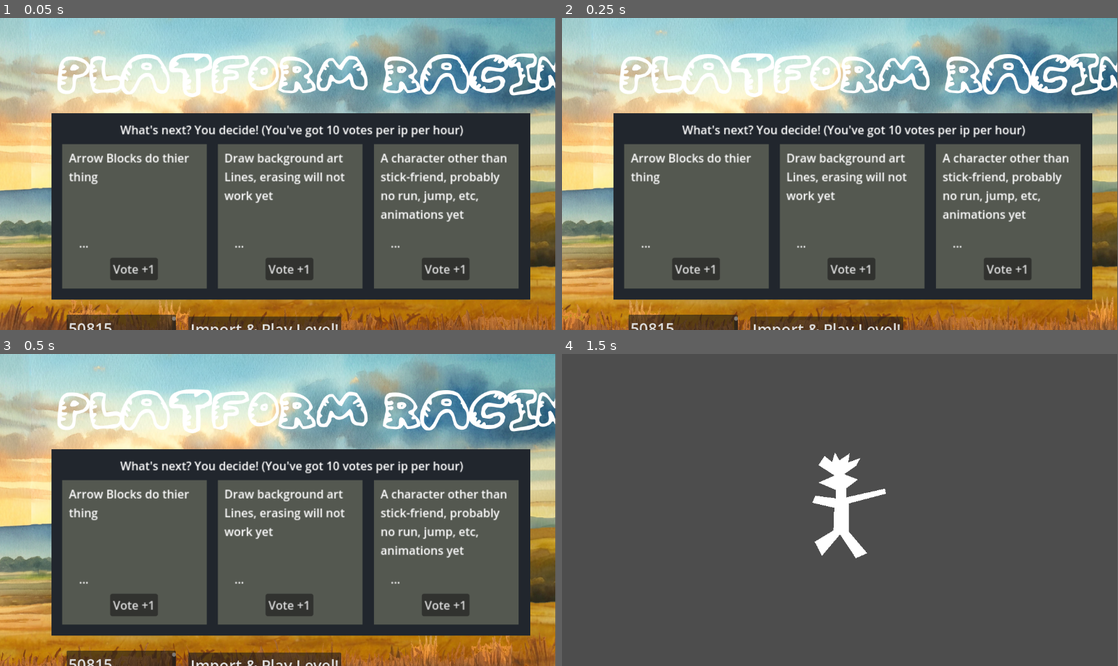
Above: before the commit, frames 1-4 (two rows, left to right).
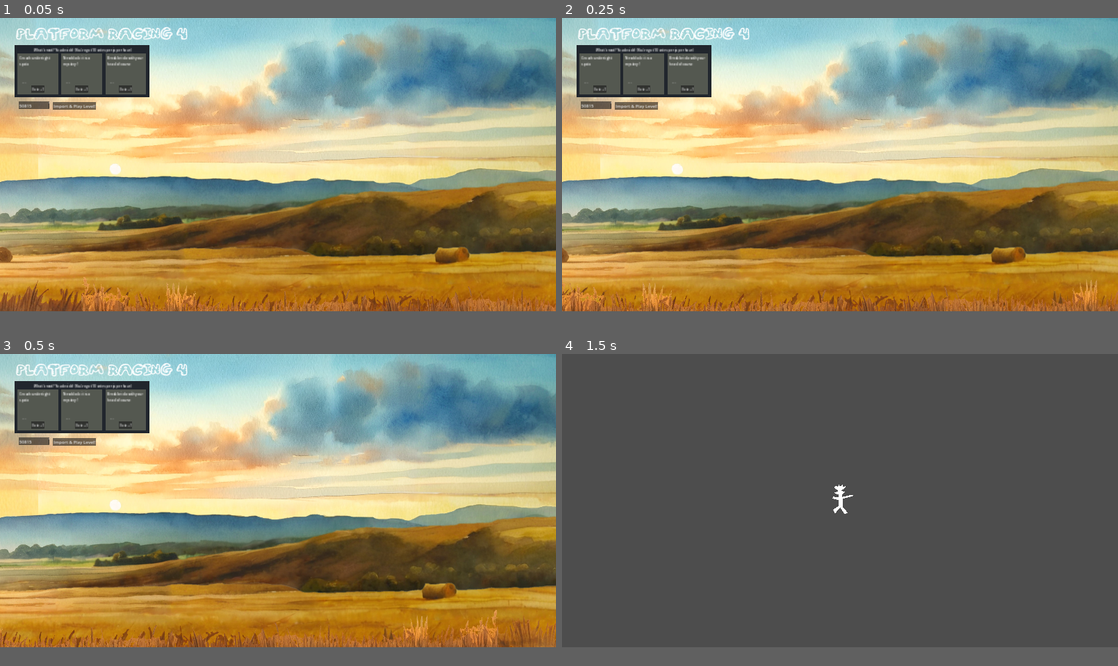
Above: after the commit, the same moments.

Repository: jacob-grahn/platform-racing-4
Game: Godot game, scene res://main/Main.tscn
Same seed, same stepped clock (60 frames per second), same inputs: the game is played once before the commit and once after it.
Inputs:
- Up to frame 1 (0.05 s): no input
- Up to frame 2 (0.25 s): no input
- Up to frame 3 (0.5 s): no input
- Up to frame 4 (1.5 s): click "Import & Play Level!" at 0.5 s; tap Enter at 1.25 s; hold Right (ui_right) from 1.28 s (still down); hold Up (ui_up) from 1.28 s (still down)
In our replay, the window is 799x449 before the commit and 800x422 after it. These sizes can differ from the game's own. Grey fills any space a smaller window leaves; there, only what the larger window draws over its background counts as a difference.

The runs differ from the first frame. In frame 1, 78% of the frame differs, in the area x 0-100%, y 0-100%; in frame 2, 78%; in frame 3, 78%; in frame 4, 1.4%.

Commit message:
arrow blocks

Diff:
--- /dev/null
+++ b/client/character/Character.gd
@@ -0,0 +1,69 @@
+extends CharacterBody2D
+
+
+const SPEED = 900.0
+const JUMP_VELOCITY = -1500.0
+const TRACTION = 2500
+
+# Get the gravity from the project settings to be synced with RigidBody nodes.
+var gravity = ProjectSettings.get_setting("physics/2d/default_gravity")
+var active = false
+var game: Game
+var tile_map: TileMap
+
+
+func _ready():
+	game = get_parent() # todo, messy
+	tile_map = game.get_node("TileMap")
+
+
+func _physics_process(delta):
+	if !active:
+		return
+
+	# Add the gravity.
+	if not is_on_floor():
+		velocity.y += gravity * delta
+
+	# Handle jump.
+	if Input.is_action_pressed("ui_up") and is_on_floor():
+		velocity.y = JUMP_VELOCITY
+
+	# Lame super jump
+	if Input.is_action_pressed("ui_down") and is_on_floor():
+		velocity.y = JUMP_VELOCITY * 1.5
+
+	var direction = Input.get_axis("ui_left", "ui_right")
+	if direction:
+		velocity.x = move_toward(velocity.x, direction * SPEED, delta * TRACTION)
+	else:
+		velocity.x = move_toward(velocity.x, 0, delta * TRACTION * 0.8)
+
+	# Interact with tiles
+	for i in get_slide_collision_count():
+		var collision = get_slide_collision(i)
+		var normal = collision.get_normal()
+		var rid = collision.get_collider_rid()
+		var coords = tile_map.get_coords_for_body_rid(rid)
+		var atlas_coords = tile_map.get_cell_atlas_coords(0, coords)
+		var tile_type = atlas_coords.x + (atlas_coords.y * 10)
+
+		if abs(normal.x) > abs(normal.y):
+			if normal.x > 0:
+				game.tile_behaviors.on("left", tile_type, self, coords)
+				game.tile_behaviors.on("any_side", tile_type, self, coords)
+			else:
+				game.tile_behaviors.on("right", tile_type, self, coords)
+				game.tile_behaviors.on("any_side", tile_type, self, coords)
+		else:
+			if normal.y > 0:
+				game.tile_behaviors.on("bottom", tile_type, self, coords)
+				game.tile_behaviors.on("any_side", tile_type, self, coords)
+				game.tile_behaviors.on("bump", tile_type, self, coords)
+			else:
+				game.tile_behaviors.on("top", tile_type, self, coords)
+				game.tile_behaviors.on("any_side", tile_type, self, coords)
+				game.tile_behaviors.on("stand", tile_type, self, coords)
+
+
+	move_and_slide()
--- /dev/null
+++ b/client/character/Character.tscn
@@ -0,0 +1,23 @@
+[gd_scene load_steps=3 format=3 uid="uid://c4b6khd33tysp"]
+
+[ext_resource type="Script" path="res://character/Character.gd" id="1_phdif"]
+
+[sub_resource type="CapsuleShape2D" id="CapsuleShape2D_3x50x"]
+radius = 6.125
+height = 24.75
+
+[node name="Character" type="CharacterBody2D"]
+script = ExtResource("1_phdif")
+
+[node name="CollisionShape2D" type="CollisionShape2D" parent="."]
+position = Vector2(500, -200)
+scale = Vector2(8, 8)
+shape = SubResource("CapsuleShape2D_3x50x")
+
+[node name="Polygon2D" type="Polygon2D" parent="."]
+position = Vector2(503, -185)
+scale = Vector2(0.711628, 0.698413)
+polygon = PackedVector2Array(9, -128, 49, -112, 15, -86, 15, -59, 128, -85, 131, -70, 23, -41, 22, 42, 76, 107, 43, 122, -3, 51, -56, 115, -77, 73, -22, 39, -20, -28, -84, -43, -75, -64, -15, -56, -15, -81, -66, -103, -19, -124, -66, -155, -48, -182, -26, -164, -18, -193, -5, -169, 25, -190, 21, -163, 56, -176, 44, -153)
+
+[node name="Camera2D" type="Camera2D" parent="."]
+position = Vector2(500, -200)
--- a/client/pages/game/CharacterBody2D.gd
+++ /dev/null
@@ -1,35 +0,0 @@
-extends CharacterBody2D
-
-
-const SPEED = 600.0
-const JUMP_VELOCITY = -800.0
-
-# Get the gravity from the project settings to be synced with RigidBody nodes.
-var gravity = ProjectSettings.get_setting("physics/2d/default_gravity")
-var active = false
-
-func _physics_process(delta):
-	if !active:
-		return
-
-	# Add the gravity.
-	if not is_on_floor():
-		velocity.y += gravity * delta
-
-	# Handle jump.
-	if Input.is_action_just_pressed("ui_up") and is_on_floor():
-		velocity.y = JUMP_VELOCITY
-
-	# Lame super jump
-	if Input.is_action_just_pressed("ui_down") and is_on_floor():
-		velocity.y = JUMP_VELOCITY * 3
-
-	# Get the input direction and handle the movement/deceleration.
-	# As good practice, you should replace UI actions with custom gameplay actions.
-	var direction = Input.get_axis("ui_left", "ui_right")
-	if direction:
-		velocity.x = direction * SPEED
-	else:
-		velocity.x = move_toward(velocity.x, 0, SPEED)
-
-	move_and_slide()
--- a/client/pages/game/Game.gd
+++ b/client/pages/game/Game.gd
@@ -3,13 +3,19 @@
 
 static var pr2_level_id
 
+var tile_behaviors: Tiles = Tiles.new()
+
 
 func _ready():
+	tile_behaviors.init_defaults()
+
+	#$Character.active = true
 	$HTTPRequest.request_completed.connect(self._http_request_completed)
 	if pr2_level_id:
 		var error = $HTTPRequest.request(Helpers.get_base_url() + "/api/pr2/level/" + pr2_level_id)
 		if error != OK:
 			push_error("An error occurred in the HTTP request.")
+
 
 func _http_request_completed(result, response_code, headers, body):
 	var json = JSON.new()
@@ -32,11 +38,9 @@
 			var source_id = 0
 			var atlas_coords = Vector2i(tile_type % 10, tile_type / 10)
 			var alternative_tile = 0
-			# print(tile_type, ' ', coords, ' ', atlas_coords)
 			$TileMap.set_cell(layer, coords, source_id, atlas_coords, alternative_tile)
 			if tile_type == 11:
-				print('found start pos ', coords)
-				$CharacterBody2D.position = Vector2(coords.x * 128, coords.y * 128)
+				$Character.position = Vector2(coords.x * 128, coords.y * 128)
 
 
-	$CharacterBody2D.active = true
+	$Character.active = true
--- a/client/pages/game/Game.tscn
+++ b/client/pages/game/Game.tscn
@@ -1,12 +1,8 @@
-[gd_scene load_steps=5 format=3 uid="uid://ro82b48ln0gj"]
+[gd_scene load_steps=4 format=3 uid="uid://ro82b48ln0gj"]
 
 [ext_resource type="Script" path="res://pages/game/Game.gd" id="1_cq41v"]
 [ext_resource type="TileSet" uid="uid://88sly8e3w83r" path="res://pages/game/pr2-tilemap.tres" id="2_bvyfc"]
-[ext_resource type="Script" path="res://pages/game/CharacterBody2D.gd" id="3_teocc"]
-
-[sub_resource type="CapsuleShape2D" id="CapsuleShape2D_jqqyi"]
-radius = 6.125
-height = 24.75
+[ext_resource type="PackedScene" uid="uid://c4b6khd33tysp" path="res://character/Character.tscn" id="3_2sskp"]
 
 [node name="Game" type="Node2D"]
 script = ExtResource("1_cq41v")
@@ -15,19 +11,6 @@
 tile_set = ExtResource("2_bvyfc")
 format = 2
 
-[node name="CharacterBody2D" type="CharacterBody2D" parent="."]
-position = Vector2(500, -200)
-script = ExtResource("3_teocc")
+[node name="HTTPRequest" type="HTTPRequest" parent="."]
 
-[node name="CollisionShape2D" type="CollisionShape2D" parent="CharacterBody2D"]
-scale = Vector2(8, 8)
-shape = SubResource("CapsuleShape2D_jqqyi")
-
-[node name="Camera2D" type="Camera2D" parent="CharacterBody2D"]
-
-[node name="Polygon2D" type="Polygon2D" parent="CharacterBody2D"]
-position = Vector2(3.00001, 15)
-scale = Vector2(0.711628, 0.698413)
-polygon = PackedVector2Array(9, -128, 49, -112, 15, -86, 15, -59, 128, -85, 131, -70, 23, -41, 22, 42, 76, 107, 43, 122, -3, 51, -56, 115, -77, 73, -22, 39, -20, -28, -84, -43, -75, -64, -15, -56, -15, -81, -66, -103, -19, -124, -66, -155, -48, -182, -26, -164, -18, -193, -5, -169, 25, -190, 21, -163, 56, -176, 44, -153)
-
-[node name="HTTPRequest" type="HTTPRequest" parent="."]
+[node name="Character" parent="." instance=ExtResource("3_2sskp")]
--- a/client/pages/title/Title.gd
+++ b/client/pages/title/Title.gd
@@ -3,7 +3,7 @@
 
 func _ready():
 	Jukebox.play('noodle-town-4')
-	$Voter.init('2024/05/08', ['Arrow Blocks do thier thing', 'Draw background art Lines, erasing will not work yet', 'A character other than stick-friend, probably no run, jump, etc, animations yet'])
+	$Voter.init('2024/05/10', ['Crouch under tight spots', 'New block: it is a mystery!', 'Break bricks with your head of course'])
 	$GameButton.pressed.connect(_on_game_pressed)
 
 
--- a/client/project.godot
+++ b/client/project.godot
@@ -20,6 +20,17 @@
 Jukebox="*res://singletons/jukebox/Jukebox.tscn"
 Helpers="*res://singletons/helpers/Helpers.tscn"
 
+[display]
+
+window/size/viewport_width=4096
+window/size/viewport_height=2160
+window/stretch/mode="canvas_items"
+window/stretch/aspect="expand"
+
+[physics]
+
+2d/default_gravity=2000.0
+
 [rendering]
 
 renderer/rendering_method="gl_compatibility"
--- /dev/null
+++ b/client/tiles/BehaviorGroup.gd
@@ -0,0 +1,15 @@
+class_name BehaviorGroup
+
+var top = []
+var left = []
+var right = []
+var bottom = []
+var any_side = [] # includes top, left, right, and bottom
+var stand = [] # could be any side depending on player rotation
+var bump = [] # could be any side depending on player rotation
+var tick = [] # will run on some interval
+
+func on(event: String, source: Node2D, coords: Vector2i) -> void:
+	# print('BehaviorGroup ', event, ' ', source, ' ', coords)
+	for behavior in self[event]:
+		behavior.call(source, coords)
--- /dev/null
+++ b/client/tiles/Behaviors.gd
@@ -0,0 +1,36 @@
+class_name Behaviors
+
+static var push_force = 150
+static var insta_push_force = 1400
+
+static func push_up(node: Node2D, _coords: Vector2i)->void:
+	if "velocity" in node:
+		node.velocity += Vector2(0, -push_force)
+
+static func push_left(node: Node2D, _coords: Vector2i)->void:
+	if "velocity" in node:
+		node.velocity += Vector2(-push_force, 0)
+
+static func push_right(node: Node2D, _coords: Vector2i)->void:
+	if "velocity" in node:
+		node.velocity += Vector2(push_force, 0)
+
+static func push_down(node: Node2D, _coords: Vector2i)->void:
+	if "velocity" in node:
+		node.velocity += Vector2(0, push_force)
+
+static func insta_up(node: Node2D, _coords: Vector2i)->void:
+	if "velocity" in node:
+		node.velocity.y = -insta_push_force
+
+static func insta_left(node: Node2D, _coords: Vector2i)->void:
+	if "velocity" in node:
+		node.velocity.x = -insta_push_force
+
+static func insta_right(node: Node2D, _coords: Vector2i)->void:
+	if "velocity" in node:
+		node.velocity.x = insta_push_force
+
+static func insta_down(node: Node2D, _coords: Vector2i)->void:
+	if "velocity" in node:
+		node.velocity.y = insta_push_force
--- /dev/null
+++ b/client/tiles/Tiles.gd
@@ -0,0 +1,31 @@
+class_name Tiles
+
+var map = {}
+
+
+func init_defaults() -> void:
+	var arrow_down:BehaviorGroup = BehaviorGroup.new()
+	arrow_down.any_side.push_back(Behaviors.push_down)
+	arrow_down.bump.push_back(Behaviors.insta_down)
+	map['5'] = arrow_down
+
+	var arrow_up:BehaviorGroup = BehaviorGroup.new()
+	arrow_up.any_side.push_back(Behaviors.push_up)
+	arrow_up.bump.push_back(Behaviors.insta_up)
+	map['6'] = arrow_up
+
+	var arrow_left:BehaviorGroup = BehaviorGroup.new()
+	arrow_left.any_side.push_back(Behaviors.push_left)
+	arrow_left.bump.push_back(Behaviors.insta_left)
+	map['7'] = arrow_left
+
+	var arrow_right:BehaviorGroup = BehaviorGroup.new()
+	arrow_right.any_side.push_back(Behaviors.push_right)
+	arrow_right.bump.push_back(Behaviors.insta_right)
+	map['8'] = arrow_right
+
+
+func on(event: String, tile_type: int, source: Node2D, coords: Vector2i) -> void:
+	if str(tile_type) in map:
+		var behavior_group:BehaviorGroup = map[str(tile_type)]
+		behavior_group.on(event, source, coords)
